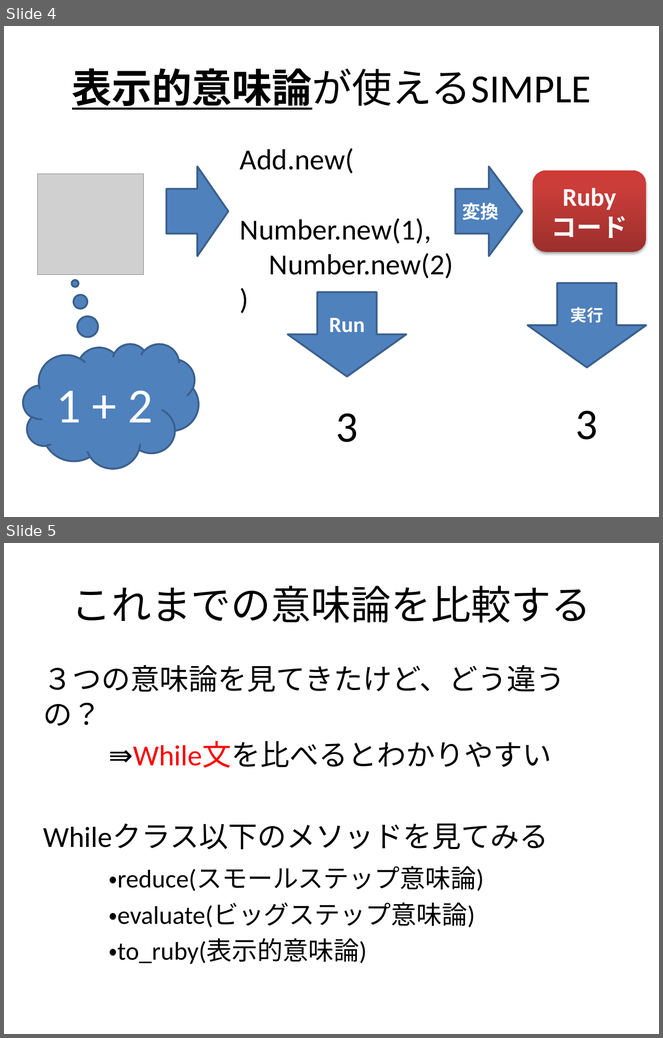
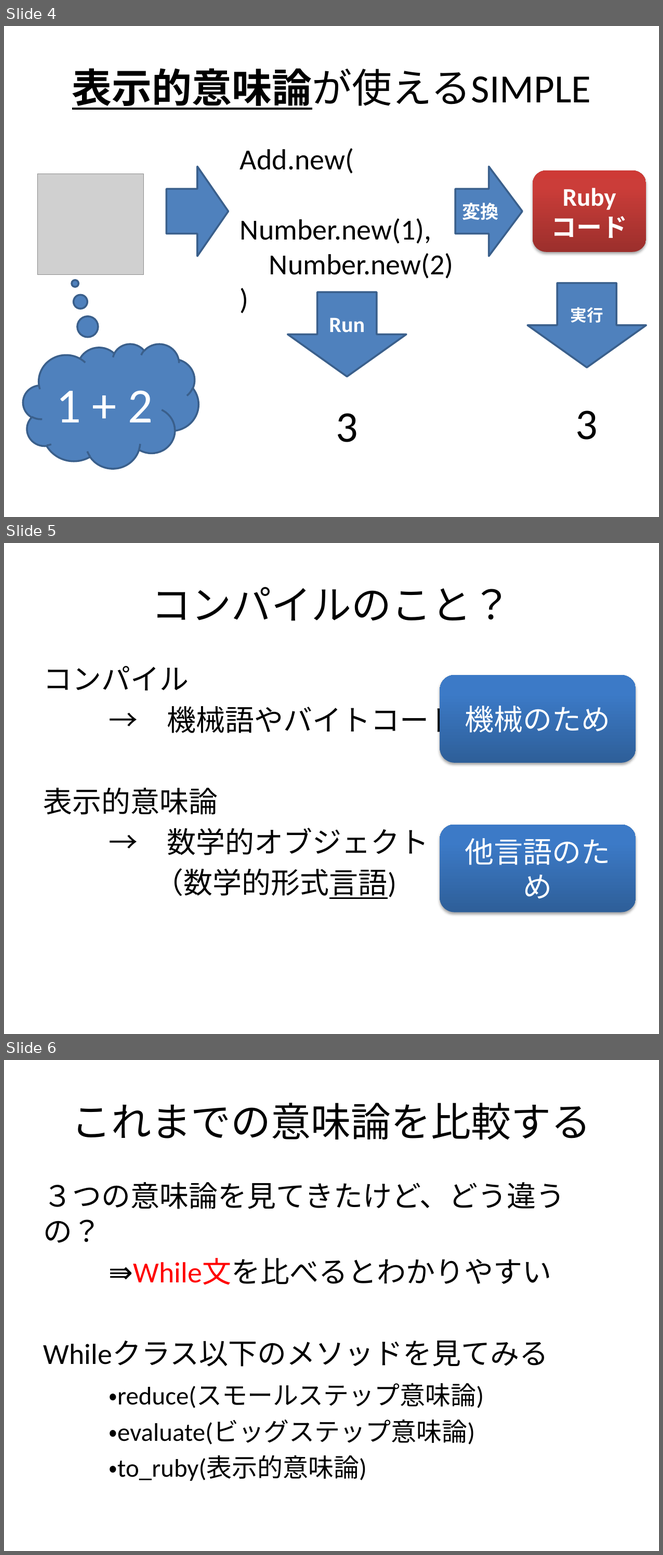
Before and after one commit to class-snct-rikitakelab/Understanding-Computation, a slide deck: material/denotational_semantics.pptx. Shown one above the other, each under a label of ours: slides 4 and 5 before the commit, slides 4, 5 and 6 after it. The pictures are 663x1038 and 663x1555 pixels, drawn with LibreOffice and Linux fonts; fonts in the diff are those of the drawing; grey boxes stand for pictures. Boxes give left, top, right and bottom in pixels: in the first picture for what was removed or moved away, otherwise in the second. Text is boxed around its words. In the diff, an @@ line names an element or a change of style, - is before the commit and + after.

Commit message:
add page to denotational_semantic.pptx

```diff
--- a/material/denotational_semantics.pptx
+++ b/material/denotational_semantics.pptx
@@ slide 5 added at box(4, 543, 659, 1034), background #FFFFFF @@
@@ title added at box(151, 587, 512, 621), 44 pt, text #000000 @@
+コンパイルのこと？
@@ text added at box(44, 666, 458, 899), 32 pt, text #000000 @@
+コンパイル
+→ 機械語やバイトコード
+表示的意味論
+→ 数学的オブジェクト
+（数学的形式言語)
@@ rounded rectangle added at box(440, 676, 636, 763), fill gradient #2F5F99 to #3D7CC7 to #3A7CCB, 32 pt, text #FFFFFF @@
+機械のため
@@ rounded rectangle added at box(440, 825, 636, 913), fill gradient #2F5F99 to #3D7CC7 to #3A7CCB, 32 pt, text #FFFFFF @@
+他言語のため
@@ what was slide 5 is now slide 6 @@
```
Also in this commit, not shown: 1 other file.
